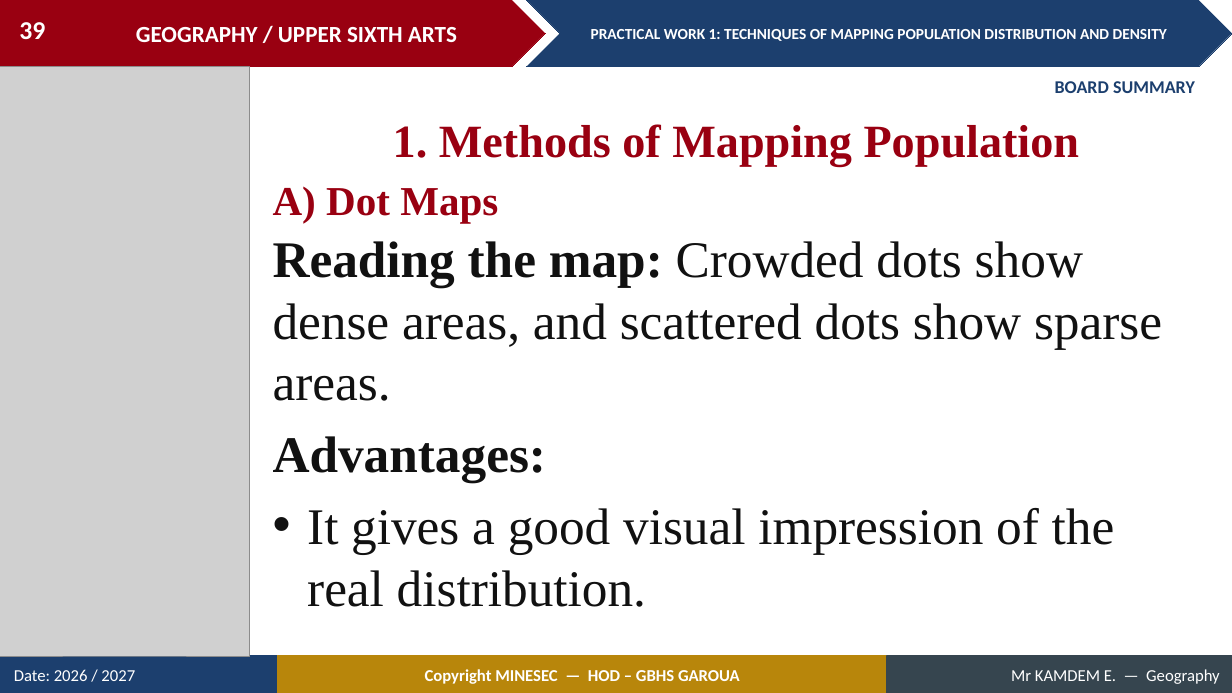
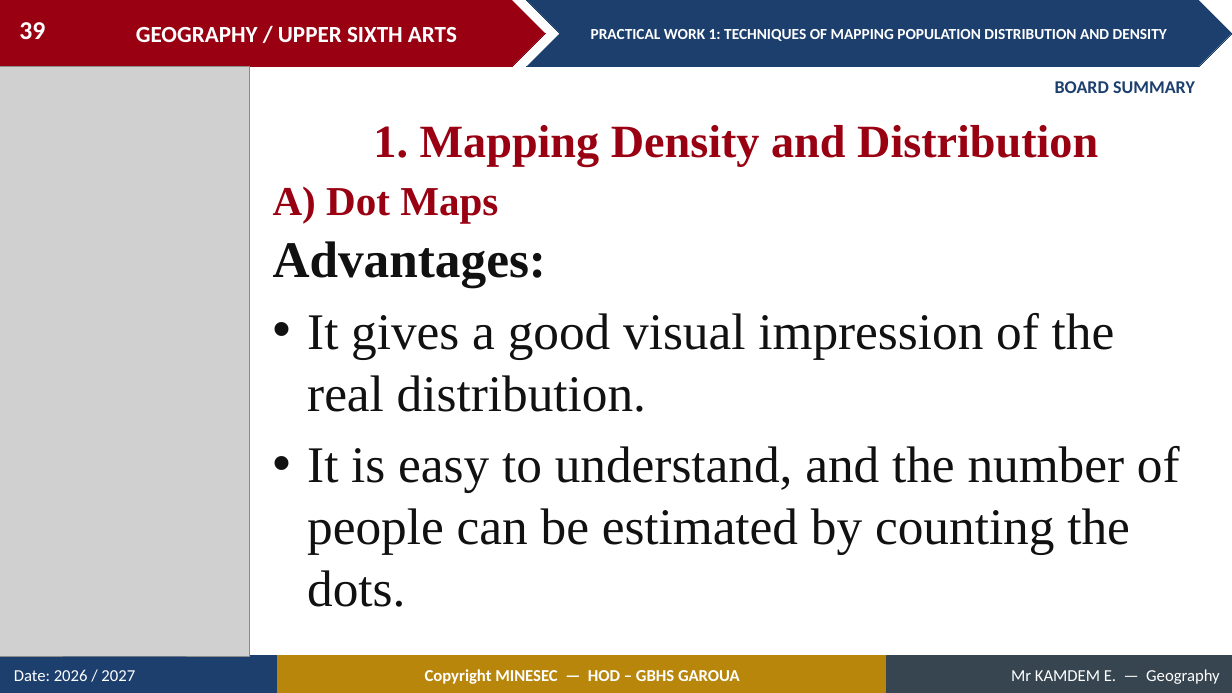
Before and after one commit to Berthautk/linea-github, a slide deck: slide 39 of lecons/USA/Population Geography/03_USA_POP_PW01_Techniques_of_Mapping_Population_Distribution_and_Density.pptx. Drawn at 1232x693 pixels with LibreOffice and Linux fonts; fonts in the diff are those of the drawing; grey boxes stand for pictures. Boxes give left, top, right and bottom in pixels: in the first picture for what was removed or moved away, otherwise in the second. Text is boxed around its words. In the diff, an @@ line names an element or a change of style, - is before the commit and + after.

```diff
--- a/lecons/USA/Population Geography/03_USA_POP_PW01_Techniques_of_Mapping_Population_Distribution_and_Density.pptx
+++ b/lecons/USA/Population Geography/03_USA_POP_PW01_Techniques_of_Mapping_Population_Distribution_and_Density.pptx
@@ text at [373,125,1098,166]: text changed @@
-1. Methods of Mapping Population
+1. Mapping Density and Distribution
@@ text at [273,241,1162,401]: paragraph removed @@
-Reading the map: Crowded dots show dense areas, and scattered dots show sparse areas.
@@ text at [307,446,1180,607]: paragraph added @@
+• It is easy to understand, and the number of people can be estimated by counting the dots.
```
Also in this commit, not shown: 29 other slides changed, 2 slides added, 8 slides removed, 3 other files.
